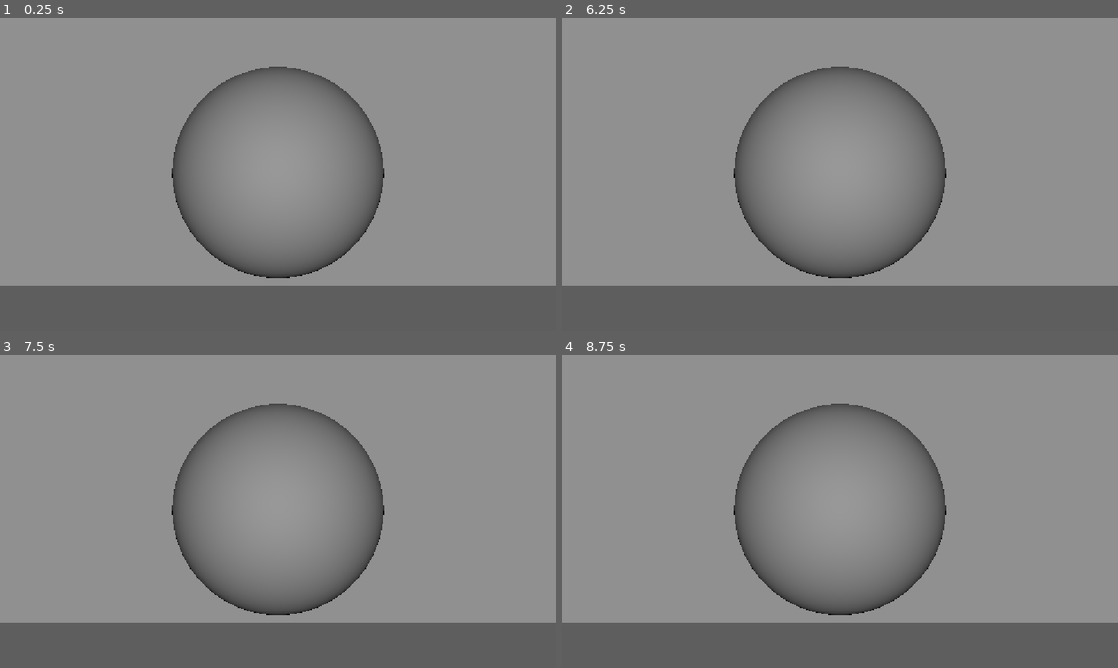
Above: before the commit, frames 1-4 (two rows, left to right).
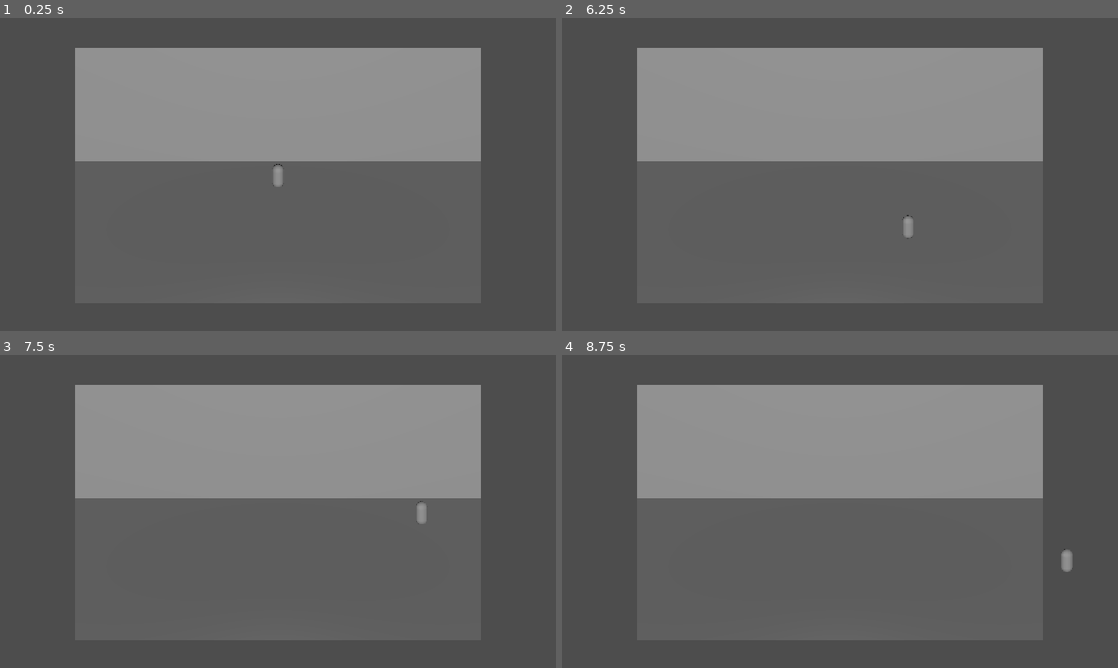
Above: after the commit, the same moments.

Repository: Szilhati-Daniel/HunJam2026-game
Game: Godot game, scene res://altar_scene.tscn
Two runs of this game, one before a commit and one after it. Both use one fixed random seed, a clock stepped at 60 frames per second and the inputs below. The project has no main scene, so this scene is started directly.
Inputs:
- Up to frame 1 (0.25 s): no input
- Up to frame 2 (6.25 s): tap Enter at 0.5 s; hold D 0.53-1.28 s; hold S 1.28-2.03 s; hold D 2.03-2.78 s; hold W 2.78-3.53 s; hold A 3.53-5.03 s; hold S 5.03-5.78 s; tap Space at 5.75 s; hold D from 5.78 s (still down)
- Up to frame 3 (7.5 s): release D at 6.53 s; hold W 6.53-7.28 s; hold D from 7.28 s (still down)
- Up to frame 4 (8.75 s): release D at 8.03 s; hold S from 8.03 s (still down)

The runs differ from the first frame. In frame 1, 58% of the frame differs, in the area x 0-100%, y 0-86%; in frame 2, 59%; in frame 3, 58%; in frame 4, 58%.

Commit message:
Basic player controls

Diff:
--- a/altar_scene.tscn
+++ b/altar_scene.tscn
@@ -1,10 +1,12 @@
 [gd_scene format=3 uid="uid://d38oiseso0r5s"]
+
+[ext_resource type="Script" uid="uid://cxv6fusw0mkbd" path="res://scripts/player_controller.gd" id="1_5o2q7"]
 
 [sub_resource type="PlaneMesh" id="PlaneMesh_g4v7s"]
 
 [sub_resource type="PlaneMesh" id="PlaneMesh_yf5fn"]
 
-[sub_resource type="SphereMesh" id="SphereMesh_g4v7s"]
+[sub_resource type="CapsuleMesh" id="CapsuleMesh_g4v7s"]
 
 [node name="Node3D" type="Node3D" unique_id=399075566]
 
@@ -17,12 +19,15 @@
 mesh = SubResource("PlaneMesh_yf5fn")
 
 [node name="Camera3D" type="Camera3D" parent="." unique_id=984022544]
-transform = Transform3D(1, 0, 0, 0, 0.9490424, 0.31514853, 0, -0.31514853, 0.9490424, 0, 3.8681126, 5.403002)
+transform = Transform3D(1, 0, 0, 0, 0.892978, 0.45010027, 0, -0.45010027, 0.892978, 0, 3.8247814, 3.4430852)
 projection = 1
-
-[node name="MeshInstance3D" type="MeshInstance3D" parent="." unique_id=974786429]
-transform = Transform3D(0.675, 0, 0, 0, 0.675, 0, 0, 0, 0.675, 0, 1.51126, -1.7135429)
-mesh = SubResource("SphereMesh_g4v7s")
+size = 10.346
 
 [node name="DirectionalLight3D" type="DirectionalLight3D" parent="." unique_id=1715215167]
 transform = Transform3D(1, 0, 0, 0, 0.9256458, 0.37839106, 0, -0.37839106, 0.9256458, 0, 7.6081457, 8.594985)
+
+[node name="MeshInstance3D" type="MeshInstance3D" parent="." unique_id=9463777]
+transform = Transform3D(0.405, 0, 0, 0, 0.405, 0, 0, 0, 0.405, 0, 0.4, -3.248)
+mesh = SubResource("CapsuleMesh_g4v7s")
+script = ExtResource("1_5o2q7")
+movement_speed = 5.0
--- /dev/null
+++ b/scripts/player_controller.gd
@@ -0,0 +1,25 @@
+extends MeshInstance3D
+
+@export_range(0.1, 5.0, 0.01)
+var movement_speed = 2.0
+
+var velocity = Vector3()
+
+# Called when the node enters the scene tree for the first time.
+func _ready() -> void:
+	pass # Replace with function body.
+
+# Called every frame. 'delta' is the elapsed time since the previous frame.
+func _process(delta: float) -> void:
+	velocity = Vector3()
+
+	if Input.is_key_pressed(KEY_A):
+		velocity.x -= 1.0
+	if Input.is_key_pressed(KEY_D):
+		velocity.x += 1.0
+	if Input.is_key_pressed(KEY_W):
+		velocity.z -= 1.0
+	if Input.is_key_pressed(KEY_S):
+		velocity.z += 1.0
+
+	self.position += velocity.normalized() * movement_speed * delta
Not shown, added: scripts/player_controller.gd.uid
